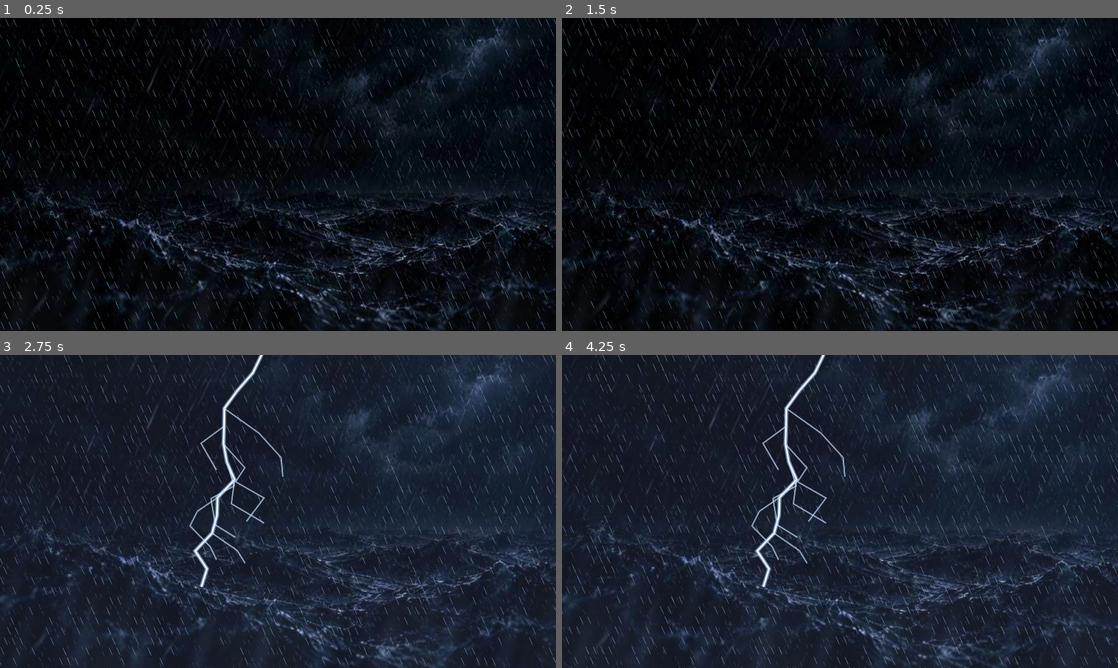
Above: before the commit, frames 1-4 (two rows, left to right).
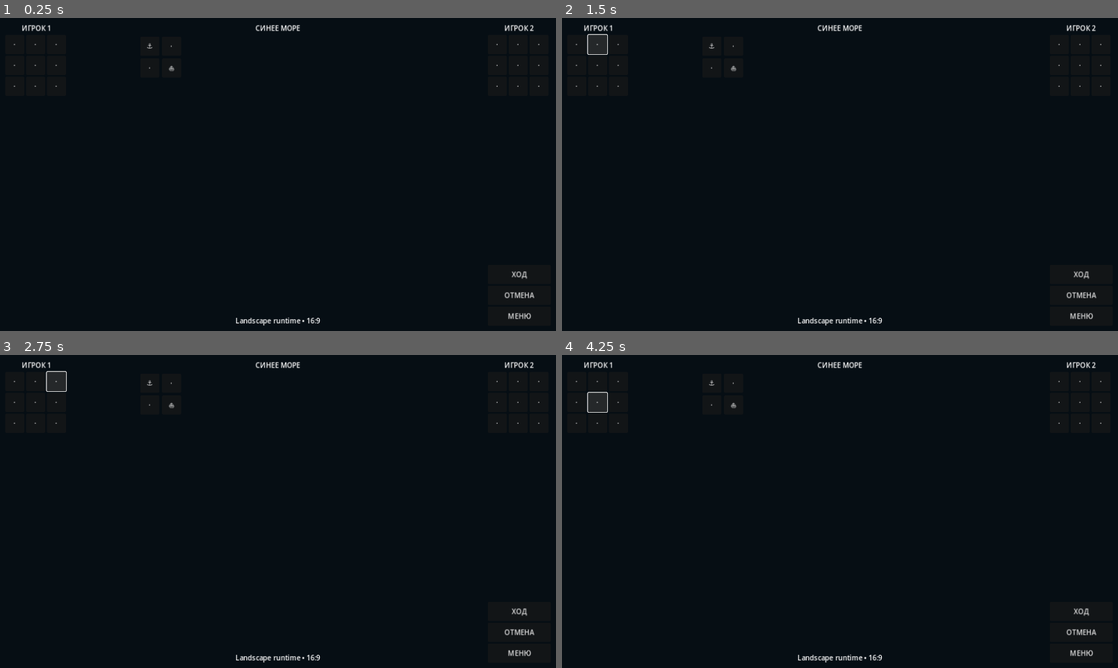
Above: after the commit, the same moments.

Repository: namelessdhamma/namelessdhamma.github.io
Game: Godot game, scene res://main.tscn
Same seed, same stepped clock (60 frames per second), same inputs: the game is played once before the commit and once after it.
Inputs:
- Up to frame 1 (0.25 s): no input
- Up to frame 2 (1.5 s): click "·" at 0.5 s; click "·" at 1.25 s
- Up to frame 3 (2.75 s): click "·" at 2 s
- Up to frame 4 (4.25 s): click "·" at 2.75 s; click "·" at 3.5 s

The runs differ from the first frame. In frame 1, 9.2% of the frame differs, in the area x 0-100%, y 0-100%; in frame 2, 9.6%; in frame 3, 56%; in frame 4, 58%.
Error before the commit: Invalid access to property or key 'size' on a base object of type 'null instance'. (res://intro/storm_intro.gd:27)

Commit message:
rebuild storm scene as layered continuous 2.5D shot

Diff:
--- a/sinee-more-godot/intro/storm_intro.tscn
+++ b/sinee-more-godot/intro/storm_intro.tscn
@@ -1,22 +1,37 @@
-[gd_scene load_steps=7 format=3]
+[gd_scene load_steps=10 format=3]
 
 [ext_resource type="Script" path="res://intro/storm_intro.gd" id="1_intro"]
-[ext_resource type="Texture2D" path="res://intro/assets/storm_intro_sheet.jpg" id="2_sheet"]
-[ext_resource type="Shader" path="res://intro/storm_scene.gdshader" id="3_storm"]
-[ext_resource type="Shader" path="res://intro/rain.gdshader" id="4_rain"]
-[ext_resource type="Script" path="res://intro/lightning.gd" id="5_lightning"]
+[ext_resource type="Texture2D" path="res://intro/assets/ocean_bg.jpg" id="2_ocean"]
+[ext_resource type="Texture2D" path="res://intro/assets/ship_cutout.png" id="3_ship"]
+[ext_resource type="Shader" path="res://intro/ocean_continuous.gdshader" id="4_ocean_shader"]
+[ext_resource type="Shader" path="res://intro/ship_motion.gdshader" id="5_ship_shader"]
+[ext_resource type="Shader" path="res://intro/foreground_wave.gdshader" id="6_foreground_shader"]
+[ext_resource type="Shader" path="res://intro/rain.gdshader" id="7_rain_shader"]
+[ext_resource type="Script" path="res://intro/lightning.gd" id="8_lightning"]
 
-[sub_resource type="ShaderMaterial" id="ShaderMaterial_storm"]
-shader = ExtResource("3_storm")
+[sub_resource type="ShaderMaterial" id="OceanMaterial"]
+shader = ExtResource("4_ocean_shader")
+shader_parameter/source_texture = ExtResource("2_ocean")
 shader_parameter/anim_time = 0.0
-shader_parameter/shot_a = 0
-shader_parameter/shot_b = 1
-shader_parameter/mix_amount = 0.0
+shader_parameter/progress = 0.0
 shader_parameter/lightning_flash = 0.0
-shader_parameter/atlas_texture = ExtResource("2_sheet")
 
-[sub_resource type="ShaderMaterial" id="ShaderMaterial_rain"]
-shader = ExtResource("4_rain")
+[sub_resource type="ShaderMaterial" id="ShipMaterial"]
+shader = ExtResource("5_ship_shader")
+shader_parameter/source_texture = ExtResource("3_ship")
+shader_parameter/anim_time = 0.0
+shader_parameter/progress = 0.0
+shader_parameter/lightning_flash = 0.0
+
+[sub_resource type="ShaderMaterial" id="ForegroundMaterial"]
+shader = ExtResource("6_foreground_shader")
+shader_parameter/anim_time = 0.0
+shader_parameter/progress = 0.0
+shader_parameter/lightning_flash = 0.0
+
+[sub_resource type="ShaderMaterial" id="RainMaterial"]
+shader = ExtResource("7_rain_shader")
+shader_parameter/anim_time = 0.0
 shader_parameter/intensity = 1.0
 
 [node name="StormIntro" type="Control"]
@@ -29,8 +44,8 @@
 mouse_filter = 2
 script = ExtResource("1_intro")
 
-[node name="StormImage" type="TextureRect" parent="."]
-material = SubResource("ShaderMaterial_storm")
+[node name="Background" type="TextureRect" parent="."]
+material = SubResource("OceanMaterial")
 layout_mode = 1
 anchors_preset = 15
 anchor_right = 1.0
@@ -38,9 +53,40 @@
 grow_horizontal = 2
 grow_vertical = 2
 mouse_filter = 2
-texture = ExtResource("2_sheet")
+texture = ExtResource("2_ocean")
 expand_mode = 1
 stretch_mode = 6
+
+[node name="Ship" type="TextureRect" parent="."]
+material = SubResource("ShipMaterial")
+offset_right = 736.0
+offset_bottom = 707.0
+mouse_filter = 2
+texture = ExtResource("3_ship")
+expand_mode = 1
+stretch_mode = 5
+
+[node name="ForegroundWater" type="ColorRect" parent="."]
+material = SubResource("ForegroundMaterial")
+layout_mode = 1
+anchors_preset = 15
+anchor_right = 1.0
+anchor_bottom = 1.0
+grow_horizontal = 2
+grow_vertical = 2
+mouse_filter = 2
+color = Color(1, 1, 1, 1)
+
+[node name="Rain" type="ColorRect" parent="."]
+material = SubResource("RainMaterial")
+layout_mode = 1
+anchors_preset = 15
+anchor_right = 1.0
+anchor_bottom = 1.0
+grow_horizontal = 2
+grow_vertical = 2
+mouse_filter = 2
+color = Color(1, 1, 1, 1)
 
 [node name="Lightning" type="Control" parent="."]
 layout_mode = 1
@@ -50,18 +96,7 @@
 grow_horizontal = 2
 grow_vertical = 2
 mouse_filter = 2
-script = ExtResource("5_lightning")
-
-[node name="Rain" type="ColorRect" parent="."]
-material = SubResource("ShaderMaterial_rain")
-layout_mode = 1
-anchors_preset = 15
-anchor_right = 1.0
-anchor_bottom = 1.0
-grow_horizontal = 2
-grow_vertical = 2
-mouse_filter = 2
-color = Color(1, 1, 1, 1)
+script = ExtResource("8_lightning")
 
 [node name="Fade" type="ColorRect" parent="."]
 layout_mode = 1
@@ -71,4 +106,4 @@
 grow_horizontal = 2
 grow_vertical = 2
 mouse_filter = 2
-color = Color(0, 0, 0, 0)
+color = Color(0, 0, 0, 1)
